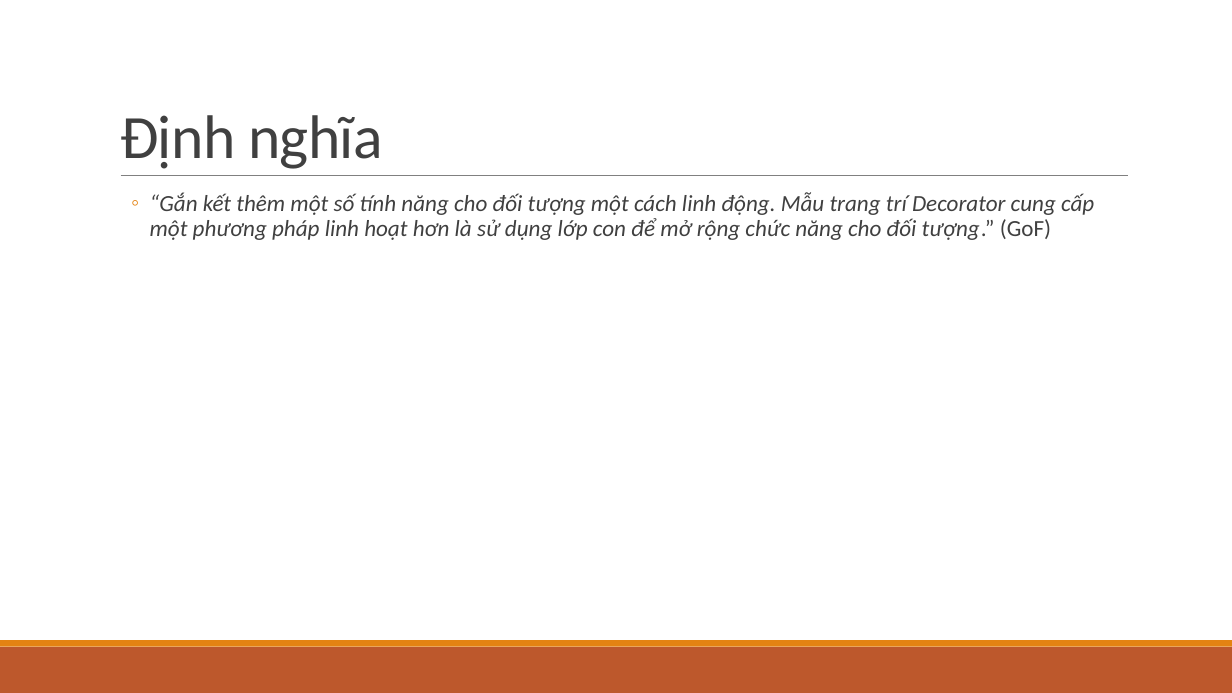
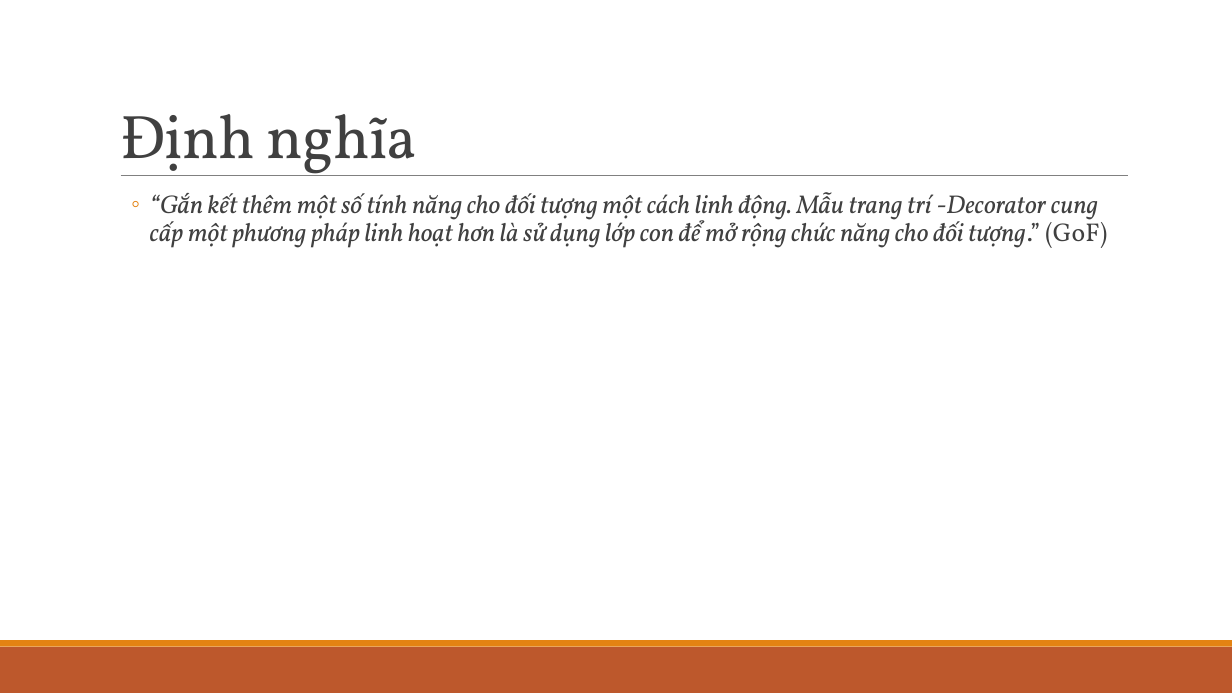
Before and after one commit to ChrisJamison/design_pattern, a slide deck: slide 6 of DP version 1.1.pptx. Drawn at 1232x693 pixels with LibreOffice and Linux fonts; fonts in the diff are those of the drawing. Boxes give left, top, right and bottom in pixels: in the first picture for what was removed or moved away, otherwise in the second. Text is boxed around its words. In the diff, an @@ line names an element or a change of style, - is before the commit and + after.

```diff
--- a/DP version 1.1.pptx
+++ b/DP version 1.1.pptx
@@ title "Định nghĩa" at <box>120,114,418,176</box>: font Calibri to Vollkorn @@
@@ text at <box>150,192,1107,248</box>: text changed; size 18 to 20 pt; font Calibri to Vollkorn @@
-  ◦ “Gắn kết thêm một số tính năng cho đối tượng một cách linh động. Mẫu trang trí Decorator cung cấp một phương pháp linh hoạt hơn là sử dụng lớp con để mở rộng chức năng cho đối tượng.” (GoF)
+  ◦ “Gắn kết thêm một số tính năng cho đối tượng một cách linh động. Mẫu trang trí -Decorator cung cấp một phương pháp linh hoạt hơn là sử dụng lớp con để mở rộng chức năng cho đối tượng.” (GoF)
```
Also in this commit, not shown: 24 other slides changed, 5 slides added, 1 slide removed.
